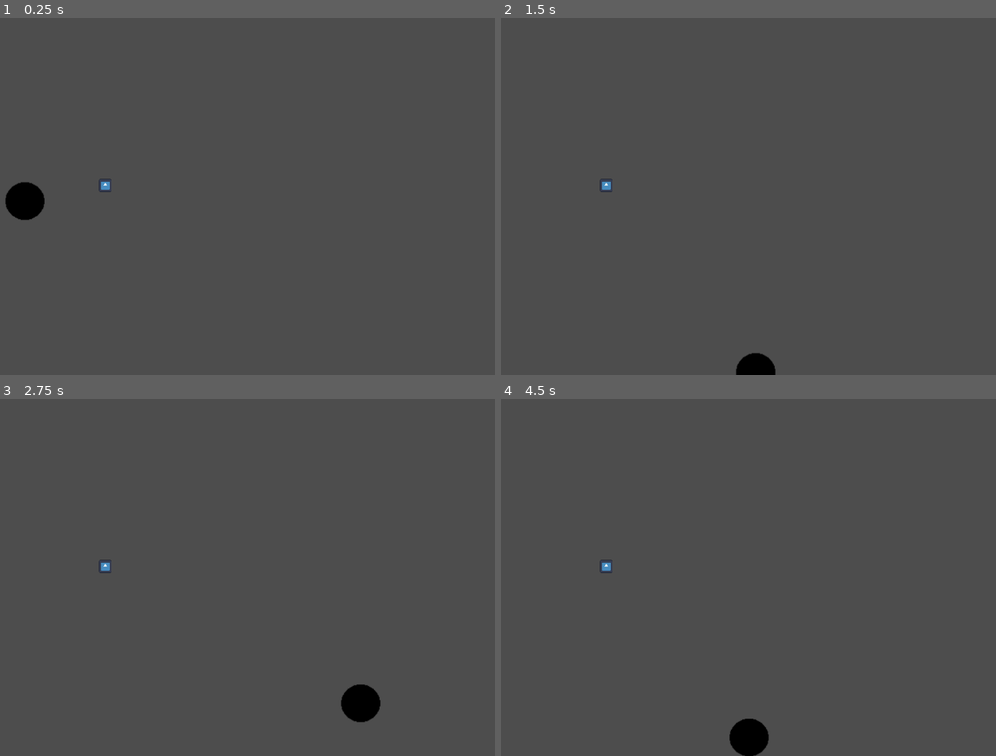
Above: before the commit, frames 1-4 (two rows, left to right).
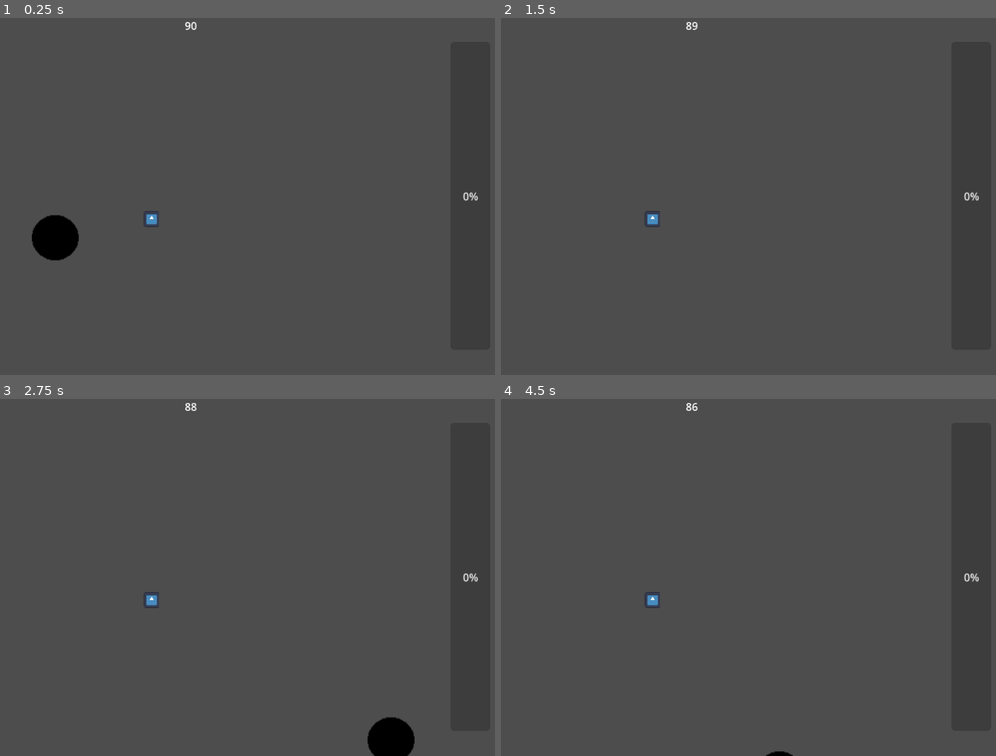
Above: after the commit, the same moments.

Repository: Kekkles1/IBA-Jam
Game: Godot game, scene res://Scenes/Level1.tscn
Two runs of this game, one before a commit and one after it. Both use one fixed random seed, a clock stepped at 60 frames per second and the inputs below. The project has no main scene, so this scene is started directly. The engine's default icon, where the game draws it, is replaced by a stand-in: a white triangle on a blue panel in a dark square.
Inputs (mouse positions are in pixels of both pictures, inside the frame that each line leads up to):
- Up to frame 1 (0.25 s): no input
- Up to frame 2 (1.5 s): tap Enter at 0.5 s; move the mouse to (832, 178) at 0.52 s; click (832, 178) at 0.67 s; move the mouse to (565, 214) at 1.27 s; click (565, 214) at 1.42 s
- Up to frame 3 (2.75 s): tap Space at 2 s; move the mouse to (257, 498) at 2.02 s; click (257, 498) at 2.17 s
- Up to frame 4 (4.5 s): tap Enter at 2.75, 4.25 s; move the mouse to (659, 648) at 2.77 s; click (659, 648) at 2.92 s; tap Space at 3.5 s; move the mouse to (882, 631) at 3.52 s; click (882, 631) at 3.67 s; move the mouse to (501, 523) at 4.27 s; click (501, 523) at 4.42 s

The runs differ from the first frame. In frame 1, 1.8% of the frame differs, in the area x 1-97%, y 1-68%; in frame 2, 0.6%; in frame 3, 1.8%; in frame 4, 0.9%.

Commit message:
added UI elements

Diff:
--- a/Scenes/Level1.tscn
+++ b/Scenes/Level1.tscn
@@ -1,11 +1,16 @@
-[gd_scene load_steps=3 format=3 uid="uid://cv46w1wvr652b"]
+[gd_scene load_steps=5 format=3 uid="uid://cv46w1wvr652b"]
 
+[ext_resource type="Script" uid="uid://iycimmrpjwu2" path="res://Scenes/level1.gd" id="1_jghel"]
 [ext_resource type="PackedScene" uid="uid://8mv8tsf1od43" path="res://Scenes/Hole.tscn" id="1_q12u6"]
 [ext_resource type="PackedScene" uid="uid://ffw05b4xgacs" path="res://Scenes/Swalloable.tscn" id="2_joc8x"]
+[ext_resource type="PackedScene" uid="uid://bomulcvktdix6" path="res://Scenes/UI_HUD.tscn" id="3_joc8x"]
 
 [node name="Level1" type="Node2D"]
+script = ExtResource("1_jghel")
 
 [node name="Hole" parent="." instance=ExtResource("1_q12u6")]
 
 [node name="Swalloable" parent="." instance=ExtResource("2_joc8x")]
 position = Vector2(258, 200)
+
+[node name="UI_HUD" parent="." instance=ExtResource("3_joc8x")]
--- /dev/null
+++ b/Scenes/UI_HUD.tscn
@@ -0,0 +1,44 @@
+[gd_scene load_steps=3 format=3 uid="uid://bomulcvktdix6"]
+
+[ext_resource type="Script" uid="uid://bu02eemcjhmnu" path="res://Scripts/hud.gd" id="1_6gdyr"]
+
+[sub_resource type="Theme" id="Theme_6gdyr"]
+
+[node name="HUD" type="CanvasLayer"]
+script = ExtResource("1_6gdyr")
+
+[node name="Root" type="Control" parent="."]
+layout_mode = 3
+anchors_preset = 15
+anchor_right = 1.0
+anchor_bottom = 1.0
+grow_horizontal = 2
+grow_vertical = 2
+
+[node name="TimerLabel" type="Label" parent="Root"]
+layout_mode = 1
+anchors_preset = 5
+anchor_left = 0.5
+anchor_right = 0.5
+offset_left = -20.0
+offset_right = 20.0
+offset_bottom = 23.0
+grow_horizontal = 2
+text = "90"
+horizontal_alignment = 1
+vertical_alignment = 1
+
+[node name="ProgressBar" type="ProgressBar" parent="Root"]
+layout_mode = 1
+anchors_preset = 11
+anchor_left = 1.0
+anchor_right = 1.0
+anchor_bottom = 1.0
+offset_left = -89.0
+offset_top = 36.0
+offset_right = -29.0
+offset_bottom = -38.0
+grow_horizontal = 0
+grow_vertical = 2
+theme = SubResource("Theme_6gdyr")
+rounded = true
--- /dev/null
+++ b/Scenes/level1.gd
@@ -0,0 +1,40 @@
+extends Node2D
+
+@onready var hole: Node = $Hole
+@onready var hud: CanvasLayer = $UI_HUD
+
+var total := 0
+var swallowed := 0
+
+func _ready() -> void:
+	# count how many swalloables exist at start
+	total = get_tree().get_nodes_in_group("swalloable").size()
+
+	# start at 0%
+	hud.set_progress01(0.0)
+
+	# connect hole -> progress
+	hole.swallowed.connect(_on_hole_swallowed)
+
+	# connect timer -> test
+	hud.time_up.connect(_on_time_up)
+
+func _on_hole_swallowed() -> void:
+	swallowed += 1
+
+	var p := 0.0
+	if total > 0:
+		p = float(swallowed) / float(total)
+
+	hud.set_progress01(p)
+
+	if swallowed >= total:
+		_on_progress_full()
+
+
+func _on_time_up() -> void:
+	print("TIME UP")
+
+
+func _on_progress_full() -> void:
+	print("LEVEL COMPLETE")
--- a/Scenes/node_2d.tscn
+++ /dev/null
@@ -1,3 +0,0 @@
-[gd_scene format=3 uid="uid://doqfuwltb6pf2"]
-
-[node name="Node2D" type="Node2D"]
--- a/Scripts/hole.gd
+++ b/Scripts/hole.gd
@@ -1,4 +1,6 @@
 extends Node2D
+
+signal swallowed
 
 @export var follow_speed := 18.0
 @export var hole_radius := 48.0  # match your CircleShape2D radius
@@ -14,15 +16,13 @@
 	if not body.is_in_group("swalloable"):
 		return
 
-	# simple "fit" check using collision bounds
 	if body is Node2D:
 		var size := 999999.0
 
-		# If it has a CollisionShape2D with a CircleShape2D
 		var cs := body.get_node_or_null("CollisionShape2D")
 		if cs and cs.shape is CircleShape2D:
-			size = (cs.shape as CircleShape2D).radius * body.scale.x
+			size = (cs.shape as CircleShape2D).radius * (body as Node2D).scale.x
 
-		# If it fits, swallow
 		if size <= hole_radius:
+			emit_signal("swallowed")
 			body.queue_free()
--- /dev/null
+++ b/Scripts/hud.gd
@@ -0,0 +1,63 @@
+extends CanvasLayer
+
+@export var start_seconds: float = 90.0
+
+@onready var timer_label: Label = $Root/TimerLabel
+@onready var progress_bar: Range = $Root/ProgressBar
+
+var time_left: float
+
+signal time_up
+#use this signal as time up
+
+func _ready() -> void:
+	time_left = start_seconds
+	_update_timer_label()
+
+	# progress defaults
+	progress_bar.min_value = 0.0
+	progress_bar.max_value = 1.0
+	progress_bar.value = 0.0
+
+func _process(delta: float) -> void:
+	if time_left <= 0.0:
+		return
+
+	time_left -= delta
+
+	if time_left <= 0.0:
+		time_left = 0.0
+		_update_timer_label()
+		emit_signal("time_up")
+		return
+
+	_update_timer_label()
+
+func _update_timer_label() -> void:
+	timer_label.text = str(int(ceil(time_left)))
+
+func reset_timer(new_seconds: float = -1.0) -> void:
+	time_left = (new_seconds if new_seconds >= 0.0 else start_seconds)
+	_update_timer_label()
+
+# -----------------------------
+# PROGRESS BAR (separate system)
+# -----------------------------
+
+# If you want to set progress as 0..1 (percent)
+func set_progress01(p: float) -> void:
+	progress_bar.min_value = 0.0
+	progress_bar.max_value = 1.0
+	progress_bar.value = clamp(p, 0.0, 1.0)
+
+# If you want "current out of total" (e.g., swallowed / total)
+func set_progress(current: float, total: float) -> void:
+	if total <= 0.0:
+		progress_bar.min_value = 0.0
+		progress_bar.max_value = 1.0
+		progress_bar.value = 0.0
+		return
+
+	progress_bar.min_value = 0.0
+	progress_bar.max_value = total
+	progress_bar.value = clamp(current, 0.0, total)
--- a/project.godot
+++ b/project.godot
@@ -14,6 +14,11 @@
 config/features=PackedStringArray("4.5", "GL Compatibility")
 config/icon="res://icon.svg"
 
+[display]
+
+window/size/viewport_width=960
+window/size/viewport_height=540
+
 [input]
 
 left_click={
